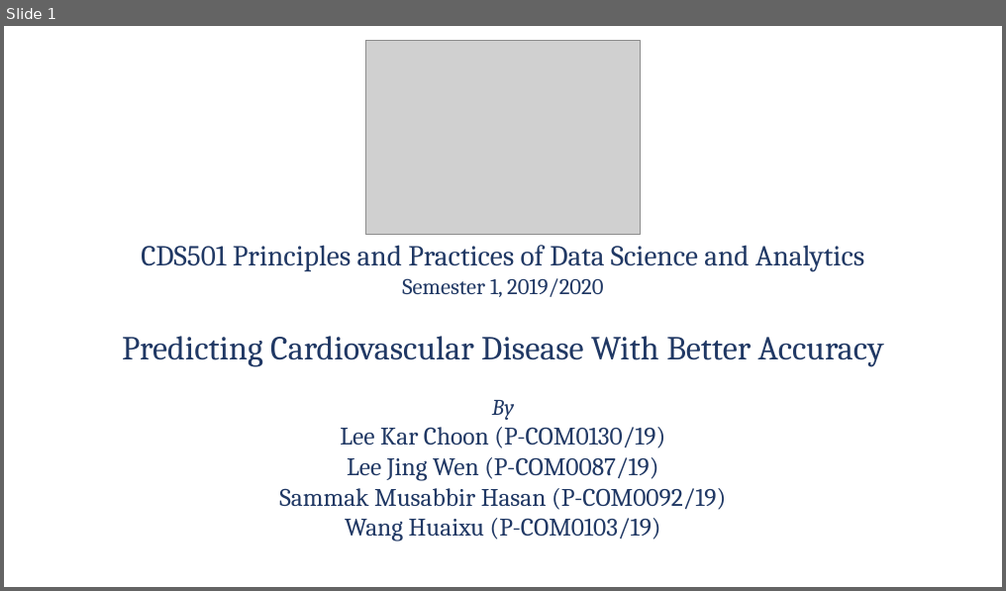
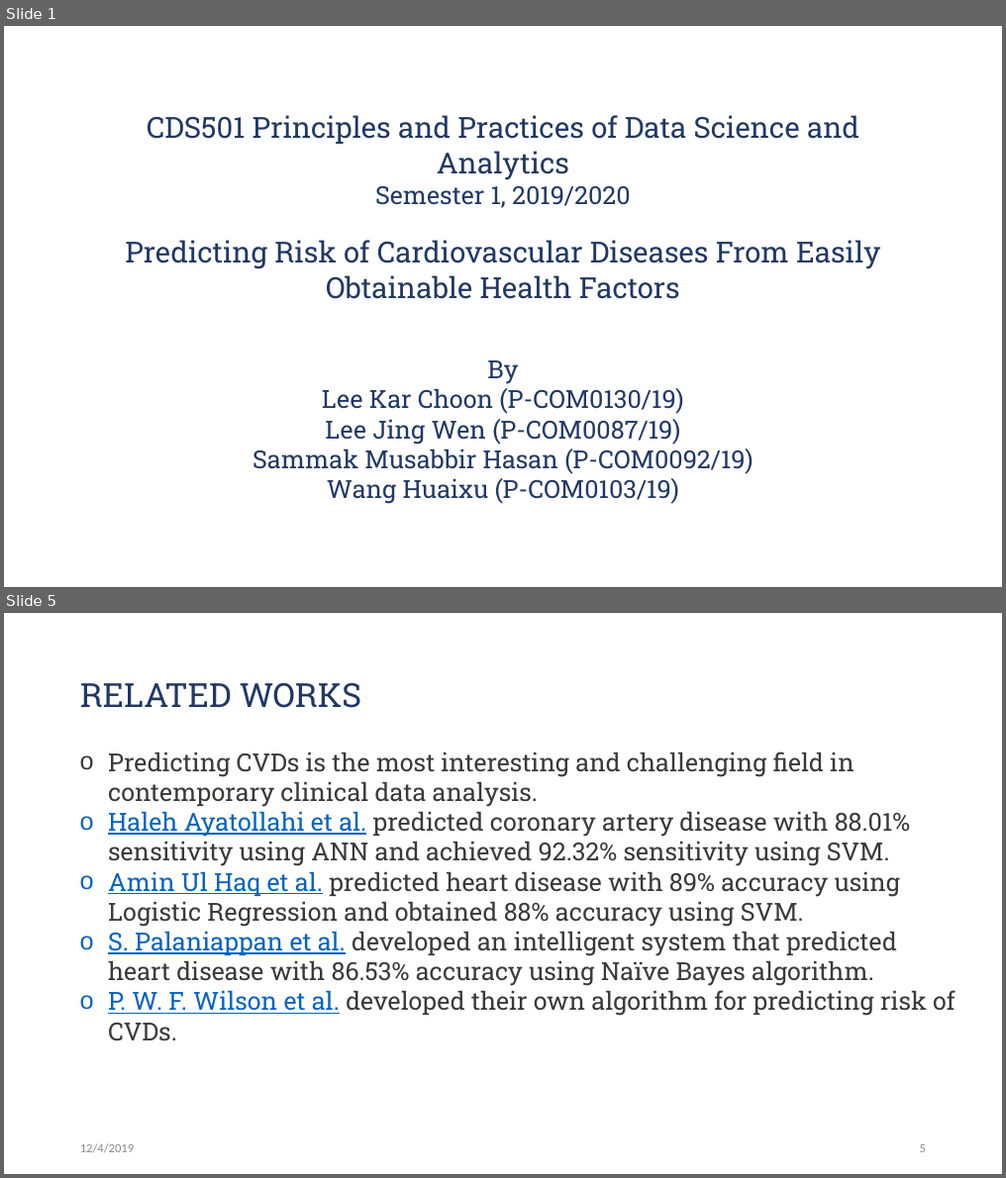
Before and after one commit to Jwen-pg/cds501-predicting-heart-disease, a slide deck: presentation.pptx. Shown one above the other, each under a label of ours: slide 1 before the commit, slides 1 and 5 after it; the slides between them are not shown. The pictures are 1006x591 and 1006x1178 pixels, drawn with LibreOffice and Linux fonts; fonts in the diff are those of the drawing; grey boxes stand for pictures; background and template pictures are left out. Boxes give left, top, right and bottom in pixels: in the first picture for what was removed or moved away, otherwise in the second. Text is boxed around its words. In the diff, an @@ line names an element or a change of style, - is before the commit and + after.

```diff
--- a/presentation.pptx
+++ b/presentation.pptx
@@ slide 5 added at [4, 613, 1002, 1174], background #FFFFFF @@
@@ title added at [80, 682, 361, 708], 32 pt, text #203864 @@
+RELATED WORKS
@@ text added at [108, 752, 955, 1042], 24 pt, text #3B3838 @@
+o Predicting CVDs is the most interesting and challenging field in contemporary clinical data analysis.
+o Haleh Ayatollahi et al. predicted coronary artery disease with 88.01% sensitivity using ANN and achieved 92.32% sensitivity using SVM.
+o Amin Ul Haq et al. predicted heart disease with 89% accuracy using Logistic Regression and obtained 88% accuracy using SVM.
+o S. Palaniappan et al. developed an intelligent system that predicted heart disease with 86.53% accuracy using Naïve Bayes algorithm.
+o P. W. F. Wilson et al. developed their own algorithm for predicting risk of CVDs.
@@ text added at [80, 1144, 134, 1153], 12 pt, text #8C8C8C @@
+12/4/2019
@@ page number added at [920, 1145, 926, 1153], 12 pt, text #8C8C8C @@
+5
@@ slide 1 changed as well @@
@@ picture removed at [365, 40, 642, 234] @@
@@ title "CDS501 Principles and Practices of ..." at [125, 115, 880, 504]: vertical alignment middle to top @@
@@ title at [125, 115, 880, 504]: text changed; size 24.3 to 24 pt; font Cambria to Roboto Slab @@
-CDS501 Principles and Practices of Data Science and Analytics
-Semester 1, 2019/2020
-Predicting Cardiovascular Disease With Better Accuracy
-By
-Lee Kar Choon (P-COM0130/19)
-Lee Jing Wen (P-COM0087/19)
-Sammak Musabbir Hasan (P-COM0092/19)
-Wang Huaixu (P-COM0103/19)
+CDS501 Principles and Practices of Data Science and Analytics
+Semester 1, 2019/2020
+Predicting Risk of Cardiovascular Diseases From Easily Obtainable Health Factors
+By
+Lee Kar Choon (P-COM0130/19)
+Lee Jing Wen (P-COM0087/19)
+Sammak Musabbir Hasan (P-COM0092/19)
+Wang Huaixu (P-COM0103/19)
```
Also in this commit, not shown: 1 other slide changed, 16 other slides added, 7 slides removed, 3 other files.
